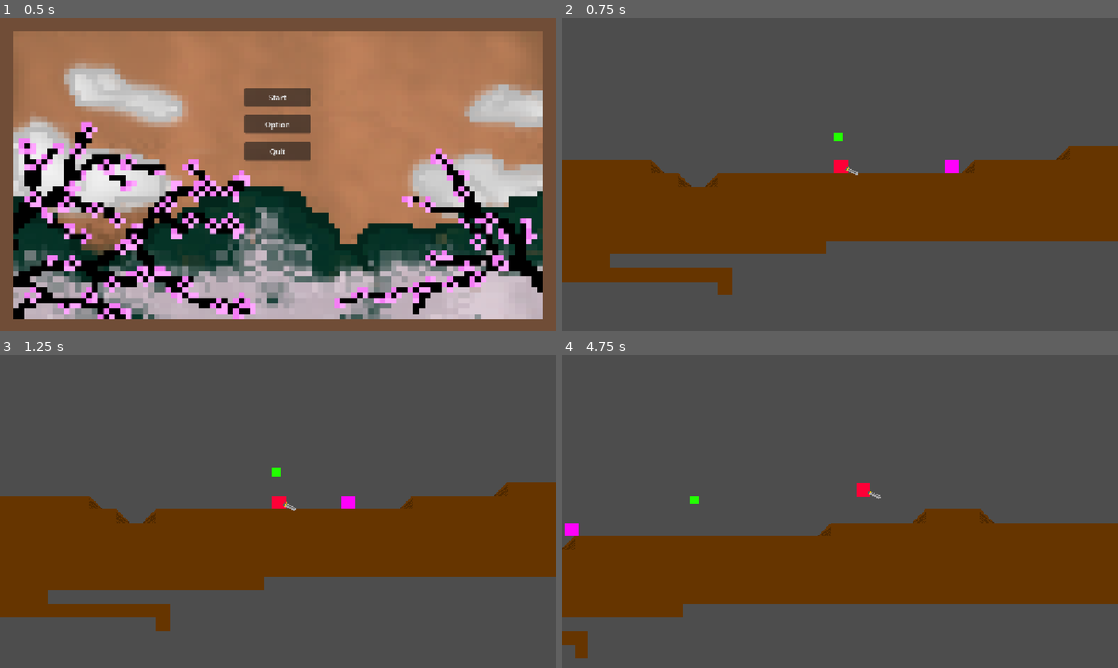
Above: before the commit, frames 1-4 (two rows, left to right).
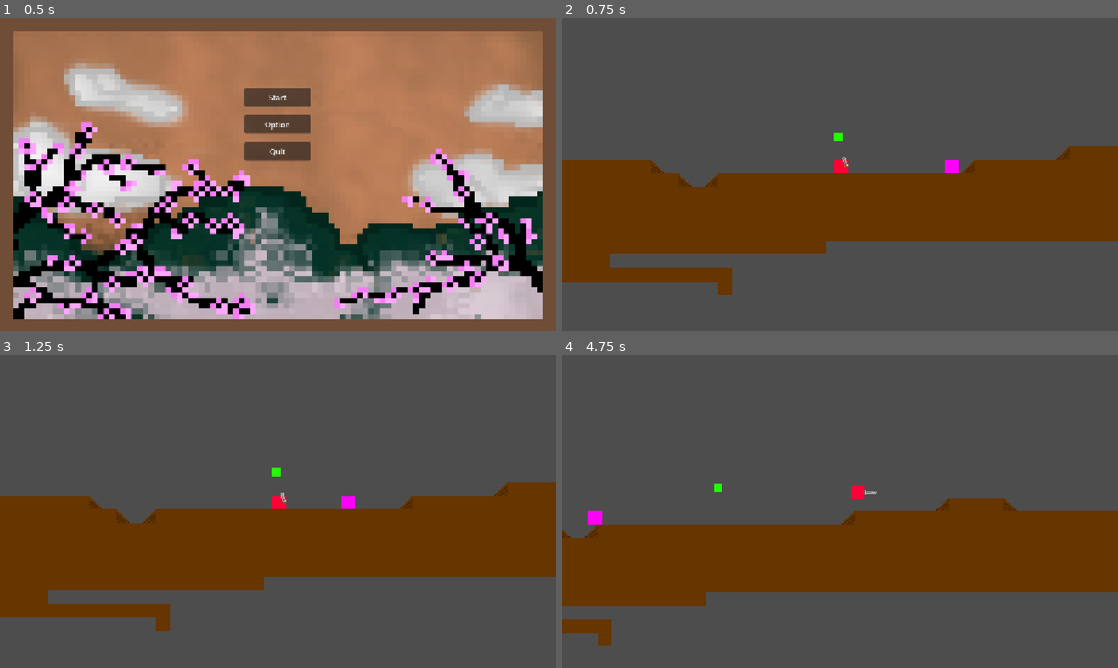
Above: after the commit, the same moments.

Repository: battlecatslover11/13EOYP-Game
Game: Godot game, scene res://MenuAssets/Title_Screen.tscn
The game is run twice, just before and just after one commit, with the same random seed, the same clock (stepped at 60 frames per second) and the same inputs.
Inputs:
- Up to frame 1 (0.5 s): no input
- Up to frame 2 (0.75 s): click "Start" at 0.5 s
- Up to frame 3 (1.25 s): no input
- Up to frame 4 (4.75 s): hold Right (right) 1.28-2.78 s; tap X (attack) at 1.35, 2.1, 3.05, 3.6, 4.35 s; tap Up (jump) at 1.52, 2.27, 3.77, 4.52 s; hold Left (left) 2.78-3.53 s; tap Shift (dash) at 2.85 s; hold Right (right) from 3.53 s (still down)

Frame 1 is identical in both runs. In frame 2, less than 0.1% of the frame differs, in the area x 50-54%, y 44-51%; in frame 3, less than 0.1%; in frame 4, 8.3%, in the area x 0-100%, y 40-97%.

Commit message:
working player attack and adding health bar

Diff:
--- /dev/null
+++ b/Components/health.gd
@@ -0,0 +1,8 @@
+class_name Health
+extends Node
+
+signal health_changed(diff: int)
+signal health_depleted
+
+@export var max_health:int = 3
+@onready var health:int = max_health
--- a/Main_Scene.tscn
+++ b/Main_Scene.tscn
@@ -15,7 +15,7 @@
 [sub_resource type="TileSetAtlasSource" id="TileSetAtlasSource_5yw3w"]
 texture = ExtResource("2_tkmsp")
 0:0/0 = 0
-0:0/0/physics_layer_0/polygon_0/points = PackedVector2Array(0.10152626, 0, 8, -8, 8, 8, -8, 8)
+0:0/0/physics_layer_0/polygon_0/points = PackedVector2Array(-0.35971832, 0, 8, -8, 8, 8, -8, 8)
 
 [sub_resource type="TileSetAtlasSource" id="TileSetAtlasSource_qtktj"]
 texture = ExtResource("3_5yw3w")
--- a/PlayerAssets/Player.tscn
+++ b/PlayerAssets/Player.tscn
@@ -15,17 +15,94 @@
 "speed": 5.0
 }]
 
+[sub_resource type="Animation" id="Animation_vypit"]
+length = 0.001
+tracks/0/type = "value"
+tracks/0/imported = false
+tracks/0/enabled = true
+tracks/0/path = NodePath(".:rotation")
+tracks/0/interp = 1
+tracks/0/loop_wrap = true
+tracks/0/keys = {
+"times": PackedFloat32Array(0),
+"transitions": PackedFloat32Array(1),
+"update": 0,
+"values": [-1.8622663]
+}
+tracks/1/type = "value"
+tracks/1/imported = false
+tracks/1/enabled = true
+tracks/1/path = NodePath(".:scale")
+tracks/1/interp = 1
+tracks/1/loop_wrap = true
+tracks/1/keys = {
+"times": PackedFloat32Array(0),
+"transitions": PackedFloat32Array(1),
+"update": 0,
+"values": [Vector2(0.8, 0.95)]
+}
+
 [sub_resource type="Animation" id="Animation_okw4i"]
 resource_name = "Sword_Return"
+length = 0.55
 step = 0.05
+tracks/0/type = "value"
+tracks/0/imported = false
+tracks/0/enabled = true
+tracks/0/path = NodePath(".:rotation")
+tracks/0/interp = 1
+tracks/0/loop_wrap = true
+tracks/0/keys = {
+"times": PackedFloat32Array(0, 0.15, 0.55),
+"transitions": PackedFloat32Array(-2, -2, 0.5),
+"update": 0,
+"values": [1.0524335, 1.0524335, -1.2740904]
+}
+tracks/1/type = "value"
+tracks/1/imported = false
+tracks/1/enabled = true
+tracks/1/path = NodePath(".:scale")
+tracks/1/interp = 1
+tracks/1/loop_wrap = true
+tracks/1/keys = {
+"times": PackedFloat32Array(0, 0.55),
+"transitions": PackedFloat32Array(0.5, 0.5),
+"update": 0,
+"values": [Vector2(0.8, 0.95), Vector2(1, 1)]
+}
 
 [sub_resource type="Animation" id="Animation_qcf6d"]
 resource_name = "Sword_Swing"
-length = 0.3
+length = 0.15
 step = 0.05
+tracks/0/type = "value"
+tracks/0/imported = false
+tracks/0/enabled = true
+tracks/0/path = NodePath(".:rotation")
+tracks/0/interp = 1
+tracks/0/loop_wrap = true
+tracks/0/keys = {
+"times": PackedFloat32Array(0, 0.15),
+"transitions": PackedFloat32Array(1, -2),
+"update": 0,
+"values": [-1.8622663, 1.0524335]
+}
+tracks/1/type = "value"
+tracks/1/imported = false
+tracks/1/enabled = true
+tracks/1/path = NodePath(".:scale")
+tracks/1/interp = 1
+tracks/1/loop_wrap = true
+tracks/1/keys = {
+"times": PackedFloat32Array(0),
+"transitions": PackedFloat32Array(1),
+"update": 0,
+"values": [Vector2(0.8, 0.95)]
+}
 
 [sub_resource type="AnimationLibrary" id="AnimationLibrary_vypit"]
 _data = {
+&"RESET": SubResource("Animation_vypit"),
 &"Sword_Return": SubResource("Animation_okw4i"),
 &"Sword_Swing": SubResource("Animation_qcf6d")
 }
@@ -36,15 +113,18 @@
 [node name="Player" type="CharacterBody2D" unique_id=965177333]
 script = ExtResource("1_kpjcp")
 
-[node name="AnimatedSprite2D" type="AnimatedSprite2D" parent="." unique_id=738655022]
+[node name="HealthManager" type="Node2D" parent="." unique_id=840324175]
+
+[node name="AnimatedSprite2D" type="AnimatedSprite2D" parent="." unique_id=1325455285]
 position = Vector2(1, -15)
-sprite_frames = SubResource("SpriteFrames_kpjcp")
+sprite_frames = SubResource("SpriteFrames_vpnsq")
 
 [node name="Sword" type="Sprite2D" parent="AnimatedSprite2D" unique_id=347060735]
-position = Vector2(12, 5)
-rotation = -5.8276544
+position = Vector2(7.0000005, 0.9999995)
+rotation = -1.8622663
+scale = Vector2(0.8, 0.95)
 texture = ExtResource("3_okw4i")
-offset = Vector2(1, 0)
+offset = Vector2(8, 0)
 
 [node name="AnimationPlayer" type="AnimationPlayer" parent="AnimatedSprite2D/Sword" unique_id=187767057]
 libraries/ = SubResource("AnimationLibrary_vypit")
--- a/Scripts/player.gd
+++ b/Scripts/player.gd
@@ -12,8 +12,8 @@
 var dash_count = 1
 var player_health = 3
 var can_slash: bool = true
-@export var slash_time:float = 0.2
-@export var sword_return_time:float = 0.5
+@export var slash_time:float = 0.1
+@export var sword_return_time:float = 0.4
 @export var weapon_damage:float = 1
 
 var wallcontact_coyote: float = 0.0
@@ -41,9 +41,11 @@
 	if x_input > 0:
 		dir = 1
 		flip.flip_h = false
+
 	elif x_input < 0:
 		dir = -1
 		flip.flip_h = true
+
 
 	if is_on_floor():
 		coyote_activate = false
@@ -67,6 +69,7 @@
 			JumpBufferTimer.start()
 
 	if Input.is_action_just_pressed("attack") and can_slash:
+		$AnimatedSprite2D/Sword/AnimationPlayer.speed_scale = $AnimatedSprite2D/Sword/AnimationPlayer.get_animation("Sword_Swing").length / slash_time
 		$AnimatedSprite2D/Sword/AnimationPlayer.play("Sword_Swing")
 		can_slash = false
 
@@ -95,4 +98,7 @@
 
 func _on_animation_player_animation_finished(anim_name: StringName) -> void:
 	if anim_name == "Sword_Swing":
-		$AnimatedSprite2D/Sword/AnimationPlayer.play("Sword_Swing")
+		$AnimatedSprite2D/Sword/AnimationPlayer.speed_scale = $AnimatedSprite2D/Sword/AnimationPlayer.get_animation("Sword_Return").length / sword_return_time
+		$AnimatedSprite2D/Sword/AnimationPlayer.play("Sword_Return")
+	else:
+		can_slash = true
Not shown, added: Components/health.gd.uid
Binary file added: PlayerAssets/HealthBar.png
Not shown, added: PlayerAssets/HealthBar.png.import
Not shown: 1 places in PlayerAssets/Player.tscn that only renumber resources
